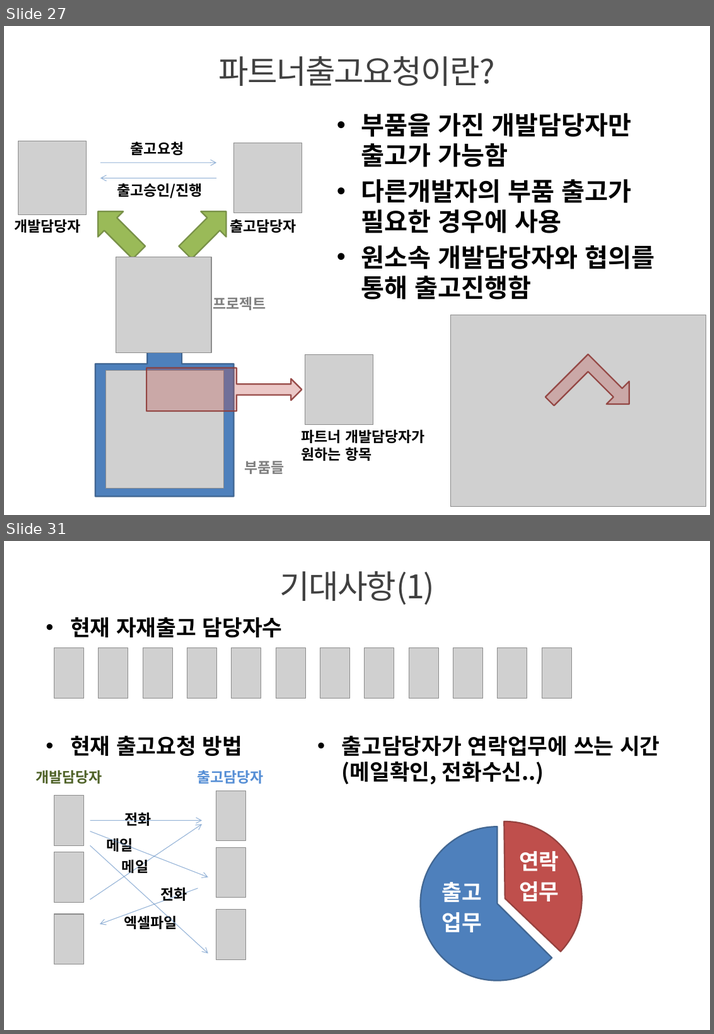
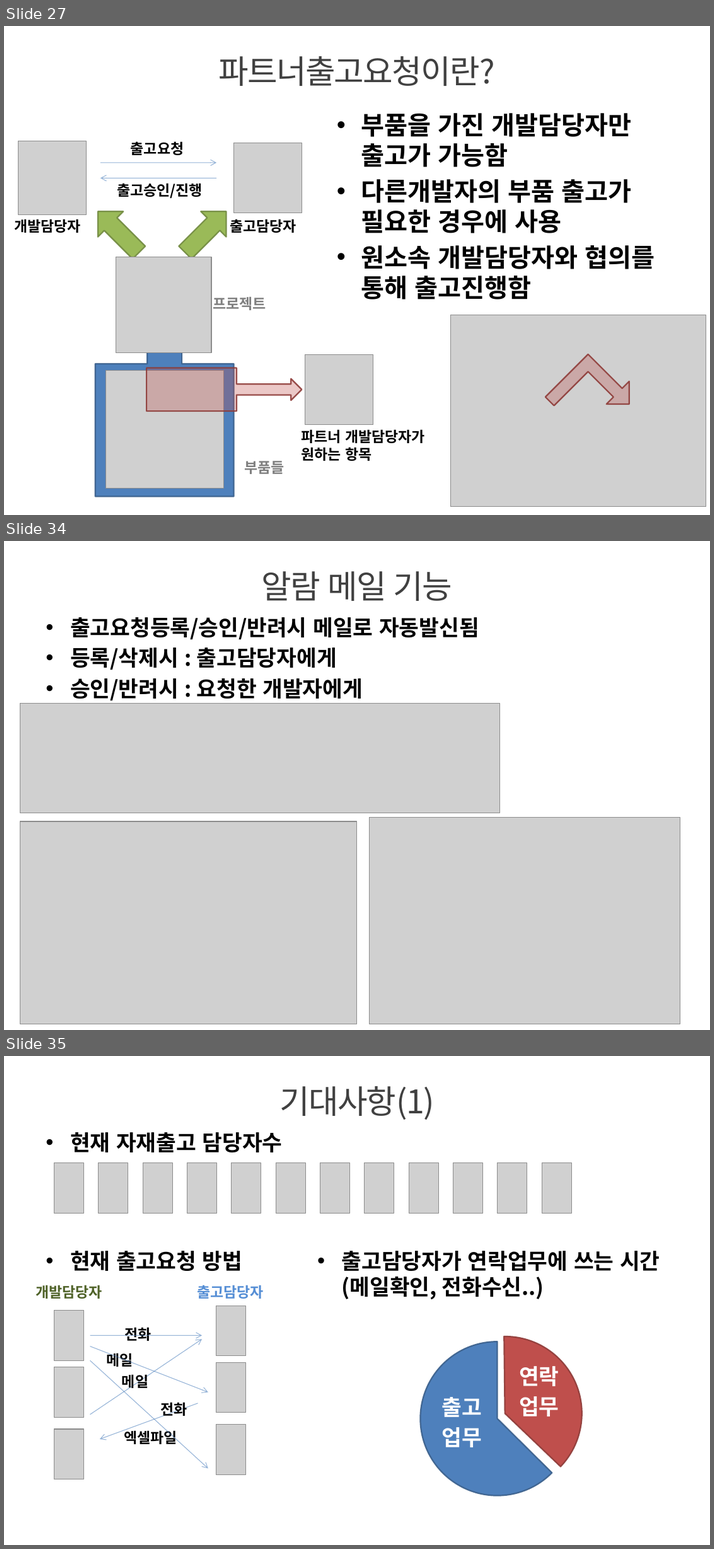
Before and after one commit to jaeyong1/stockmgmt, a slide deck: src/main/webapp/resources/doc/innoparts_user_guide.pptx. Shown one above the other, each under a label of ours: slides 27 and 31 before the commit, slides 27, 34 and 35 after it; the slides between them are not shown. The pictures are 714x1034 and 714x1549 pixels, drawn with LibreOffice and Linux fonts; fonts in the diff are those of the drawing; grey boxes stand for pictures; background and template pictures are left out. Boxes give left, top, right and bottom in pixels: in the first picture for what was removed or moved away, otherwise in the second. Text is boxed around its words. In the diff, an @@ line names an element or a change of style, - is before the commit and + after.

```diff
--- a/src/main/webapp/resources/doc/innoparts_user_guide.pptx
+++ b/src/main/webapp/resources/doc/innoparts_user_guide.pptx
@@ slide 34 added at (x1=4, y1=541, x2=710, y2=1030), background picture (left out) @@
@@ title added at (x1=262, y1=571, x2=452, y2=601), 36 pt, text #404040 @@
+알람 메일 기능
@@ text added at (x1=70, y1=617, x2=479, y2=701), 24 pt, text #000000, bold @@
+• 출고요청등록/승인/반려시 메일로 자동발신됨
+• 등록/삭제시 : 출고담당자에게
+• 승인/반려시 : 요청한 개발자에게
@@ picture added at (x1=20, y1=704, x2=499, y2=813) @@
@@ picture added at (x1=20, y1=821, x2=357, y2=1023) @@
@@ picture added at (x1=369, y1=817, x2=680, y2=1023) @@
@@ what was slide 31 is now slide 35 @@
```
Also in this commit, not shown: 20 slides changed, 5 other slides added, 1 slide removed, 9 other files.
